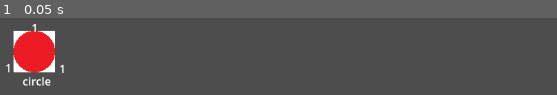
Above: before the commit, frame 1.
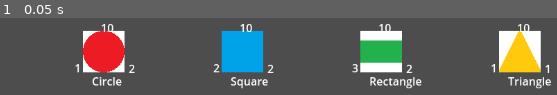
Above: after the commit, the same moment.

Repository: FettiHoria/CardGame2
Game: Godot game, scene res://Scenes/collection.tscn
The game is run twice, just before and just after one commit, with the same random seed, the same clock (stepped at 60 frames per second) and the same inputs.
Inputs:
- Up to frame 1 (0.05 s): no input

The runs differ from the first frame. In frame 1, 24% of the frame differs, in the area x 1-99%, y 7-93%.

Commit message:
nu mai stiu ce am lucrat aici

Diff:
--- a/DataScripts/collection_data_read.gd
+++ b/DataScripts/collection_data_read.gd
@@ -36,11 +36,18 @@
 	load_json_data("res://Data/all_cards_data.json")
 	if allCards_data.has(cardName):
 		for item in allCards_data[cardName]:
-			if item["id"] == str(iterator):
-				var name = item["name"]
-				var image = item["image"]
-				var stats = item["stats"][str(iterator)]
-				return stats
+			#if item["stats"] == str(iterator):
+			#print("item id: " + str(item["stats"][str(iterator)]))
+			var name = item["name"]
+			var image = item["image"]
+			var stats = item["stats"][str(iterator)]
+			return stats
+
+func get_sprite_path(cardName: String):
+	load_json_data("res://Data/all_cards_data.json")
+	if allCards_data.has(cardName):
+		for item in allCards_data[cardName]:
+			return item["image"]
 
 
 func get_stats_by_xp(cardName:String, xp: int):
@@ -66,10 +73,10 @@
 # Funcția pentru actualizarea stats-urilor
 func set_card_slot(cardName: String, slot: String) -> void:
 	#if collection_data.has(cardName):
-	print(collection_data[slot])
+	#print(collection_data[slot])
 	for param in collection_data[slot]:
 		param["name"] = cardName
-	print(collection_data[slot])
+	#print(collection_data[slot])
 
 
 func _ready() -> void:
@@ -83,5 +90,5 @@
 	allCards_data = load_json_data("res://Data/all_cards_data.json")
 	collection_data = load_json_data("res://Data/collection1.json")
 
-	set_card_slot("Circle", "1")
-	save_updates_card_collection("res://Data/collection1.json")
+	#set_card_slot("Circle", "1")
+	#save_updates_card_collection("res://Data/collection1.json")
--- /dev/null
+++ b/Resources/collection_card.tres
@@ -0,0 +1,3 @@
+[gd_resource type="Resource" format=3 uid="uid://chq5p75k1b8na"]
+
+[resource]
--- a/Scenes/card_collection.gd
+++ b/Scenes/card_collection.gd
@@ -8,14 +8,12 @@
 
 
 func setname():
-	print("wtf")
 	self.name_label = "bhuivjhjvh"
 
-func card_assemble(atk: String, hlt: String, lvl: String, name: String, img: String) -> void:
-	self.position.x = 100
-	self.position.y = 200
-	print("atk: " + atk)
-	print("img: " + img)
+
+func card_assemble(atk: String, hlt: String, lvl: String, name: String, img: String, pos_x: int, pos_y: int) -> void:
+	self.position.x = pos_x
+	self.position.y = pos_y
 	self.atk_label.text = "" + str(atk)
 	self.hlt_label.text = str(hlt)
 	self.lvl_label.text = str(lvl)
@@ -24,5 +22,4 @@
 
 
 func _ready():
-	#atk_label.text = "hjio"
-	print("steaua")
+	pass
--- a/Scenes/collection.gd
+++ b/Scenes/collection.gd
@@ -2,8 +2,20 @@
 
 var card_scene_path = "res://Scenes/card_collection.tscn"
 
+
+var collection_list = {}
+
 func _ready():
-	var card1 = load(card_scene_path).instantiate()
-	add_child(card1)
-	card1.card_assemble(str("1"), str("1"), str("1"), str("circle"), str("res://images/circle.png"))
-	card1.setname()
+
+	#print(CollectionDataRead.collection_data)
+	print(CollectionDataRead.allCards_data.size())
+
+	var cards = CollectionDataRead.allCards_data
+	var i = 1
+	for card in cards:
+		var stats = CollectionDataRead.get_specific_data(card, 1)
+		var sprite_path = CollectionDataRead.get_sprite_path(card)
+		collection_list[i] = load(card_scene_path).instantiate()
+		add_child(collection_list[i])
+		collection_list[i].card_assemble(str(stats["attack"]), str(stats["health"]), str(stats["xp_max"]), str(card), str(sprite_path), i*200, 200)
+		i += 1
--- a/project.godot
+++ b/project.godot
@@ -12,7 +12,7 @@
 
 config/name="Card Game 2"
 run/main_scene="res://Scenes/collection.tscn"
-config/features=PackedStringArray("4.2", "Forward Plus")
+config/features=PackedStringArray("4.3", "Forward Plus")
 config/icon="res://icon.svg"
 
 [autoload]
Not shown, added: Scenes/col2ADE.tmp
Not shown, added: Scenes/col9B2A.tmp
Not shown, added: Scenes/colE4B7.tmp
